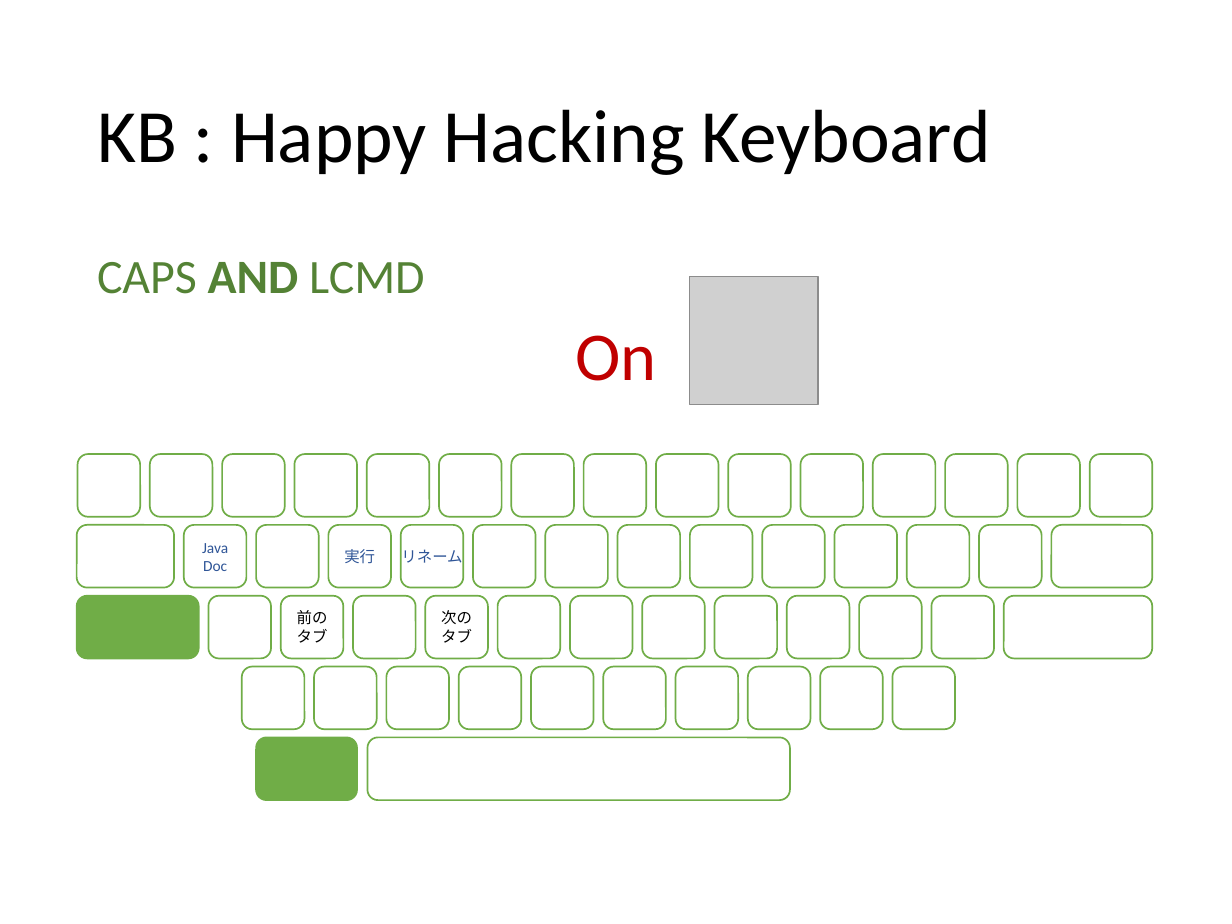
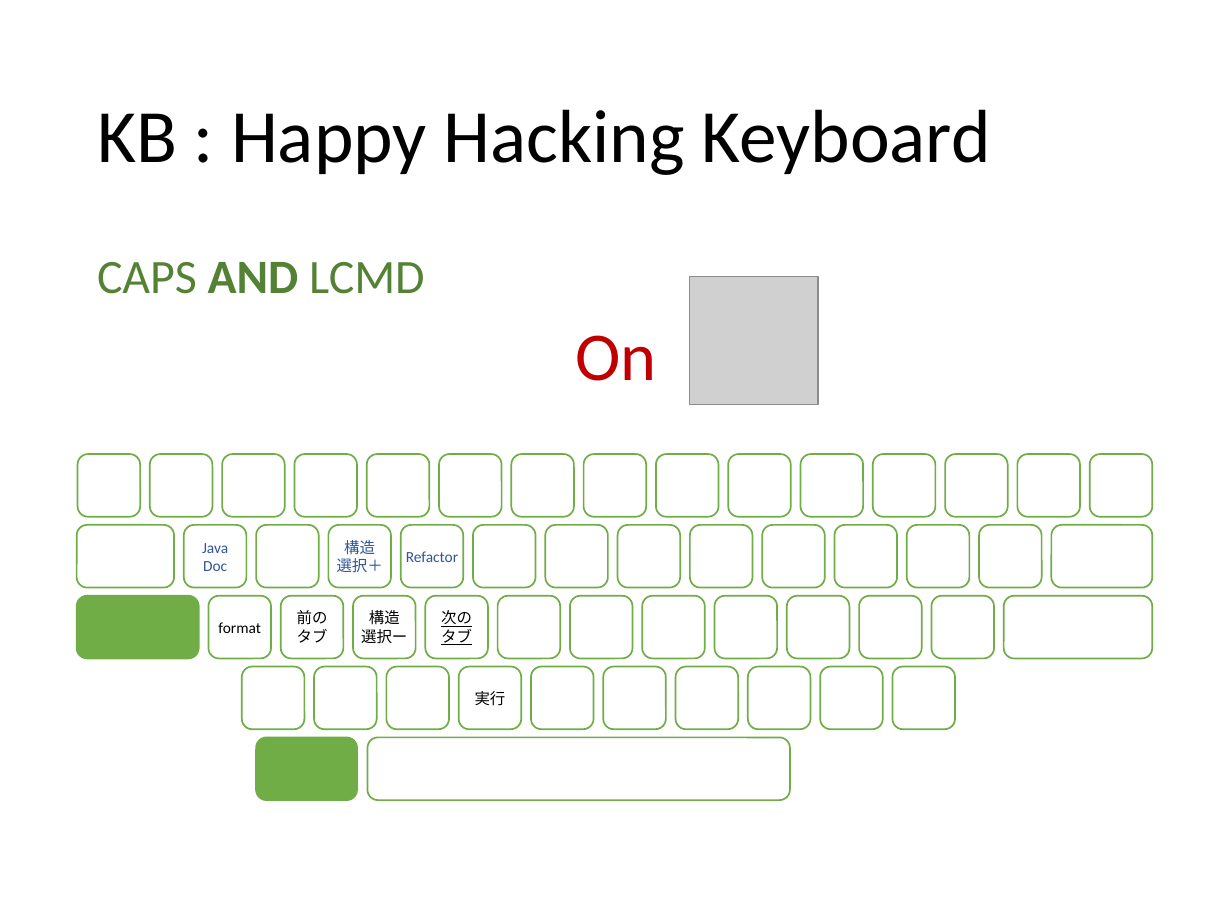
Before and after one commit to ittooo66/myAHK, a slide deck: slide 10 of MANUAL.pptx (slide 11 before the commit). Drawn at 1232x924 pixels with LibreOffice and Linux fonts; fonts in the diff are those of the drawing; grey boxes stand for pictures. Boxes give left, top, right and bottom in pixels: in the first picture for what was removed or moved away, otherwise in the second. Text is boxed around its words. In the diff, an @@ line names an element or a change of style, - is before the commit and + after.

```diff
--- a/MANUAL.pptx
+++ b/MANUAL.pptx
@@ text in rounded rectangle at [337, 540, 383, 573]: text changed @@
-実行
+構造
+選択＋
@@ text in rounded rectangle at [406, 551, 458, 562]: text changed @@
-リネーム
+Refactor
@@ rounded rectangle "次の" at [425, 596, 488, 659]: underline on @@
@@ text in rounded rectangle at [218, 622, 261, 633]: text added @@
+format
@@ text in rounded rectangle at [361, 610, 407, 644]: text added @@
+構造
+選択ー
@@ text in rounded rectangle at [475, 691, 506, 706]: text added @@
+実行
```
Also in this commit, not shown: 7 other slides changed, 1 slide added, 2 slides removed.
